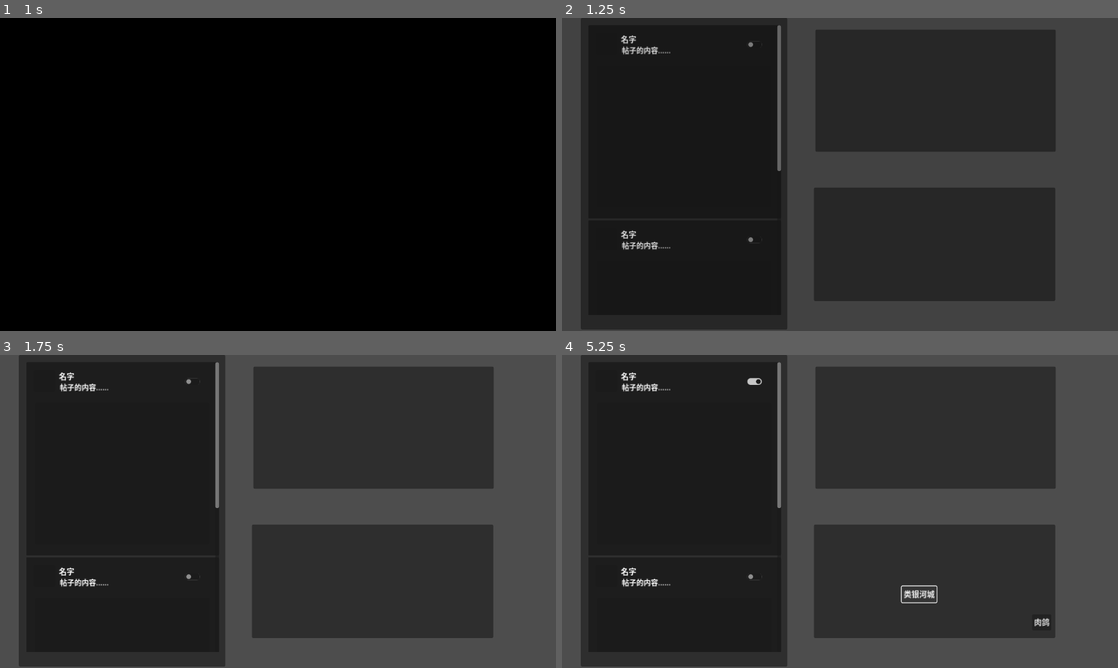
Above: before the commit, frames 1-4 (two rows, left to right).
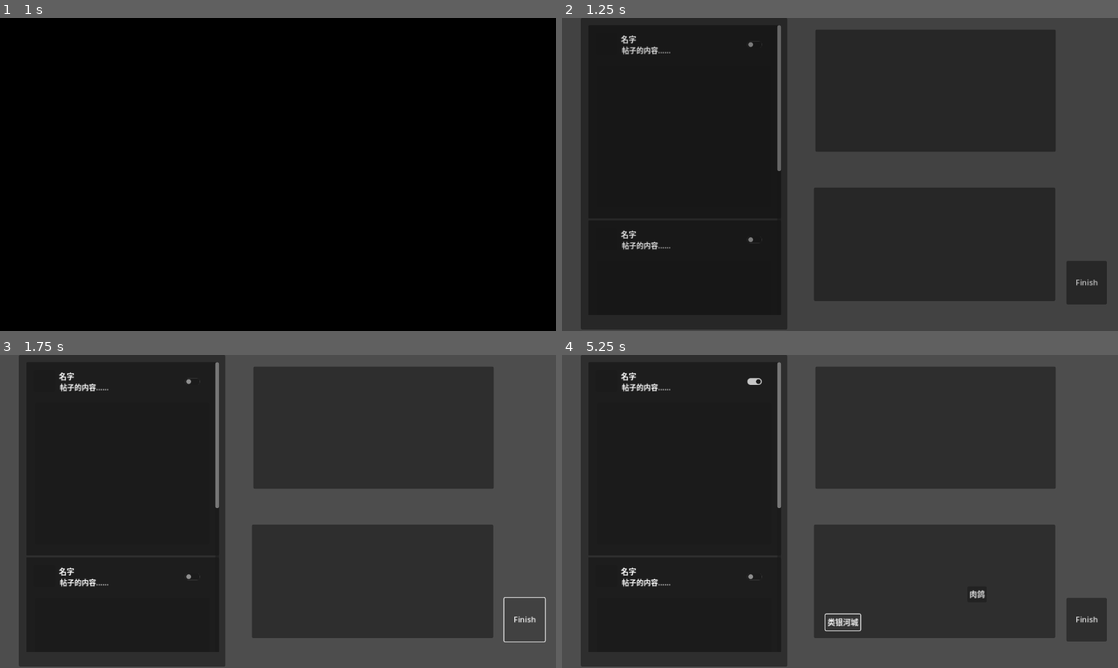
Above: after the commit, the same moments.

Repository: kmeykranz/JamTime-CIGA24
Game: Godot game, scene res://scenes/title_screen.tscn
Two runs of this game, one before a commit and one after it. Both use one fixed random seed, a clock stepped at 60 frames per second and the inputs below.
Inputs (mouse positions are in pixels of both pictures, inside the frame that each line leads up to):
- Up to frame 1 (1 s): click (278, 243) at 0.5 s
- Up to frame 2 (1.25 s): no input
- Up to frame 3 (1.75 s): click (522, 621) at 1.25 s, where only the run after the commit has a clickable "Finish"
- Up to frame 4 (5.25 s): click (756, 383) at 2.02 s; click "肉鸽" (after the commit: "Finish") at 2.75 s; click "类银河城" at 3.5 s; click "肉鸽" at 4.25 s; click "类银河城" at 5 s

Frame 1 is identical in both runs. In frame 2, 1.0% of the frame differs, in the area x 90-98%, y 77-92%; in frame 3, 0.1%; in frame 4, 1.5%, in the area x 47-98%, y 73-92%.

Commit message:
游戏结局逻辑判断

Diff:
--- a/Idea.gd
+++ b/Idea.gd
@@ -2,14 +2,13 @@
 
 signal button_clicked(button)
 
+@export var fade_duration := 1.0  # 设置淡出持续时间
+# 获取面板的大小
+var panel_size
+
 # Called when the node enters the scene tree for the first time.
 func _ready() -> void:
-	pass # Replace with function body.
-
-
-# Called every frame. 'delta' is the elapsed time since the previous frame.
-func _process(delta: float) -> void:
-	pass
+	panel_size = size
 
 
 func _on_media_liked(sender) -> void:
@@ -23,25 +22,52 @@
 
 	randomize() # 初始化随机数生成器
 
-	# 获取面板的大小
-	var panel_size = size
-
 	# 遍历信息列表，为每条信息创建一个按钮并随机放置
 	for child in child_nodes:
 		if child.name.begins_with("word"):
-			var button = Button.new()
-			button.text = child.get_meta("Word")
-			button.set_meta("Type",child.get_meta("Type"))
-			button.connect("pressed",Callable(self,"_on_button_pressed").bind(button))
-			add_child(button)
-
-			# 设置按钮的随机位置，确保不会超出面板边界
-			var random_x = randi() % int(panel_size.x - button.size.x)
-			var random_y = randi() % int(panel_size.y - button.size.y)
-			button.position = Vector2(random_x, random_y)
+			# 启动定时器，1秒后执行渐出效果
+			var timer = Timer.new()
+			timer.wait_time = 1.0
+			timer.one_shot = true
+			timer.connect("timeout", Callable(self, "_on_timer_timeout").bind(child))
+			add_child(timer)
+			timer.start()
 
 # 当按钮被点击时调用的方法
 func _on_button_pressed(button):
 	print("Button pressed: ", button.text)
 	emit_signal("button_clicked", button)
 	button.queue_free()
+
+func _on_timer_timeout(child)->void:
+	var button = Button.new()
+	button.text = child.get_meta("Word")
+	button.set_meta("Type",child.get_meta("Type"))
+	button.connect("pressed",Callable(self,"_on_button_pressed").bind(button))
+	add_child(button)
+
+	# 设置按钮的随机位置，确保不会超出面板边界
+	var random_x = randi() % int(panel_size.x - button.size.x)
+	var random_y = randi() % int(panel_size.y - button.size.y)
+	button.position = Vector2(random_x, random_y)
+
+	var out_timer = Timer.new()
+	out_timer.wait_time = 4.0
+	out_timer.one_shot = true
+	out_timer.connect("timeout", Callable(self, "_on_out_timer_timeout").bind(button))
+	add_child(out_timer)
+	out_timer.start()
+
+func _on_out_timer_timeout(button):
+	if button != null:
+		fade_and_remove_button(button)
+
+func fade_and_add_button(button):
+	var tween = get_tree().create_tween()
+	tween.tween_property(button, "modulate", Color(1, 1, 1, 0), 1)
+	tween.tween_callback(button.queue_free)
+
+func fade_and_remove_button(button):
+	var tween = get_tree().create_tween()
+	tween.tween_property(button, "modulate", Color(1, 1, 1, 0), 1)
+	tween.tween_callback(button.queue_free)
--- /dev/null
+++ b/game.gd
@@ -0,0 +1,30 @@
+extends Control
+
+@onready var output: Panel = $Output
+var type_num:int
+var content_num:int
+
+func _ready() -> void:
+	pass
+
+func finish() -> void:
+	type_num=0
+	content_num=0
+
+	var words=output.get_children()
+	for word in words:
+		if word.get_meta("Type")=="类型":
+			type_num+=1
+		else:
+			content_num+=1
+
+	#结局分支逻辑（在这里放结局切换）
+	if type_num<1||content_num<6:
+		print("完成度低")
+	elif type_num>4||content_num>12:
+		print("大成功")
+	else:
+		print("无法完成")
+
+func _on_button_pressed() -> void:
+	finish()
--- a/game.tscn
+++ b/game.tscn
@@ -1,5 +1,6 @@
-[gd_scene load_steps=4 format=3 uid="uid://b1tie2vwgp08j"]
+[gd_scene load_steps=5 format=3 uid="uid://b1tie2vwgp08j"]
 
+[ext_resource type="Script" path="res://game.gd" id="1_po0t0"]
 [ext_resource type="PackedScene" uid="uid://ctde0c5f4rns1" path="res://media.tscn" id="1_ss3na"]
 [ext_resource type="Script" path="res://Idea.gd" id="2_kx3pv"]
 [ext_resource type="Script" path="res://Output.gd" id="3_yb7ng"]
@@ -11,6 +12,7 @@
 anchor_bottom = 1.0
 grow_horizontal = 2
 grow_vertical = 2
+script = ExtResource("1_po0t0")
 
 [node name="Media" parent="." instance=ExtResource("1_ss3na")]
 layout_mode = 1
@@ -33,5 +35,14 @@
 offset_bottom = 586.0
 script = ExtResource("3_yb7ng")
 
+[node name="Button" type="Button" parent="."]
+layout_mode = 0
+offset_left = 1045.0
+offset_top = 503.0
+offset_right = 1129.0
+offset_bottom = 593.0
+text = "Finish"
+
 [connection signal="liked" from="Media" to="Idea" method="_on_media_liked"]
 [connection signal="button_clicked" from="Idea" to="Output" method="_on_idea_button_clicked"]
+[connection signal="pressed" from="Button" to="." method="_on_button_pressed"]
--- a/media.tscn
+++ b/media.tscn
@@ -32,33 +32,33 @@
 
 [node name="word" type="Node" parent="Panel/ScrollContainer/VBoxContainer/Post"]
 metadata/Word = "肉鸽"
-metadata/Type = "玩法"
+metadata/Type = "类型"
 
 [node name="word2" type="Node" parent="Panel/ScrollContainer/VBoxContainer/Post"]
 metadata/Word = "类银河城"
-metadata/Type = "玩法"
+metadata/Type = "类型"
 
 [node name="Post2" parent="Panel/ScrollContainer/VBoxContainer" instance=ExtResource("1_xnmd3")]
 layout_mode = 2
 
 [node name="word" type="Node" parent="Panel/ScrollContainer/VBoxContainer/Post2"]
-metadata/Word = "3D"
-metadata/Type = "视角"
+metadata/Word = "食物"
+metadata/Type = "内容"
 
 [node name="word2" type="Node" parent="Panel/ScrollContainer/VBoxContainer/Post2"]
-metadata/Word = "2D"
-metadata/Type = "视角"
+metadata/Word = "火车"
+metadata/Type = "内容"
 
 [node name="Post3" parent="Panel/ScrollContainer/VBoxContainer" instance=ExtResource("1_xnmd3")]
 layout_mode = 2
 
 [node name="word" type="Node" parent="Panel/ScrollContainer/VBoxContainer/Post3"]
-metadata/Word = "肉鸽"
-metadata/Type = "玩法"
+metadata/Word = "汽车"
+metadata/Type = "内容"
 
 [node name="word2" type="Node" parent="Panel/ScrollContainer/VBoxContainer/Post3"]
-metadata/Word = "类银河城"
-metadata/Type = "玩法"
+metadata/Word = "RPG"
+metadata/Type = "类型"
 
 [connection signal="liked" from="Panel/ScrollContainer/VBoxContainer/Post" to="." method="_on_post_liked"]
 [connection signal="liked" from="Panel/ScrollContainer/VBoxContainer/Post2" to="." method="_on_post_liked"]
--- a/scenes/display_manga.tscn
+++ b/scenes/display_manga.tscn
@@ -26,22 +26,6 @@
 tracks/0/imported = false
 tracks/0/enabled = true
 tracks/0/path = NodePath("MiddleManga:modulate")
-tracks/0/interp = 1
-tracks/0/loop_wrap = true
-tracks/0/keys = {
-"times": PackedFloat32Array(0, 0.4),
-"transitions": PackedFloat32Array(1, 1),
-"update": 0,
-"values": [Color(1, 1, 1, 0), Color(1, 1, 1, 1)]
-}
-
-[sub_resource type="Animation" id="Animation_bf0yp"]
-resource_name = "RightManga_fade_in"
-length = 0.4
-tracks/0/type = "value"
-tracks/0/imported = false
-tracks/0/enabled = true
-tracks/0/path = NodePath("RightManga:modulate")
 tracks/0/interp = 1
 tracks/0/loop_wrap = true
 tracks/0/keys = {
@@ -88,6 +72,22 @@
 "transitions": PackedFloat32Array(1),
 "update": 0,
 "values": [Color(1, 1, 1, 0)]
+}
+
+[sub_resource type="Animation" id="Animation_bf0yp"]
+resource_name = "RightManga_fade_in"
+length = 0.4
+tracks/0/type = "value"
+tracks/0/imported = false
+tracks/0/enabled = true
+tracks/0/path = NodePath("RightManga:modulate")
+tracks/0/interp = 1
+tracks/0/loop_wrap = true
+tracks/0/keys = {
+"times": PackedFloat32Array(0, 0.4),
+"transitions": PackedFloat32Array(1, 1),
+"update": 0,
+"values": [Color(1, 1, 1, 0), Color(1, 1, 1, 1)]
 }
 
 [sub_resource type="AnimationLibrary" id="AnimationLibrary_j5wcd"]
Binary file changed: assets/mouse.png
Not shown, removed: .DS_Store
Not shown, changed: .gitignore
Not shown, removed: assets/.DS_Store
